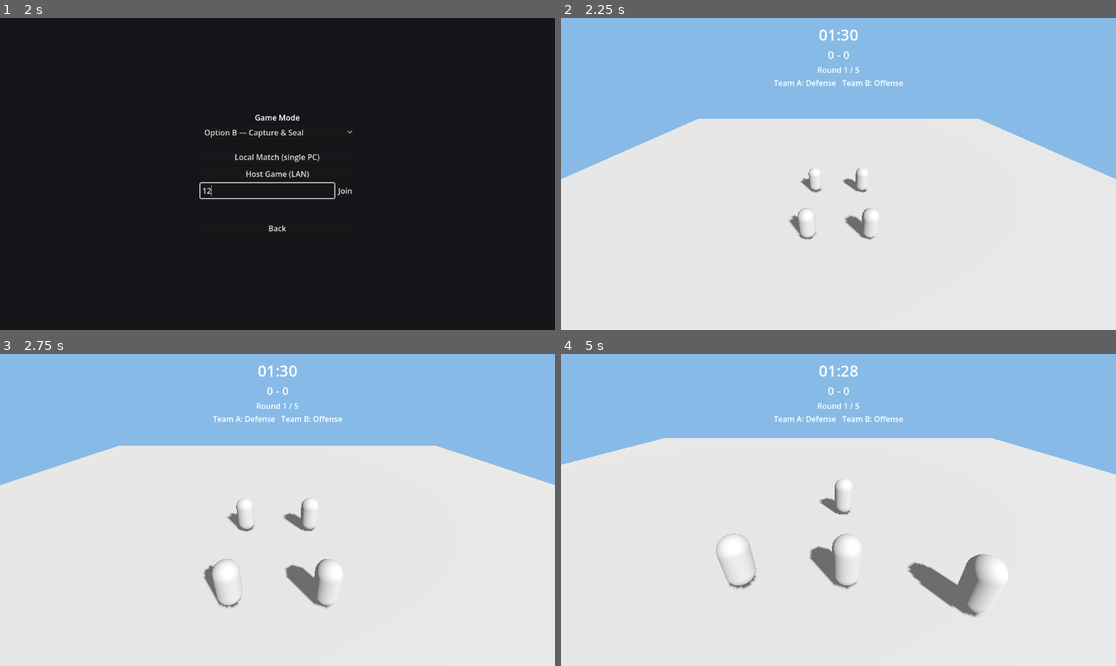
Above: before the commit, frames 1-4 (two rows, left to right).
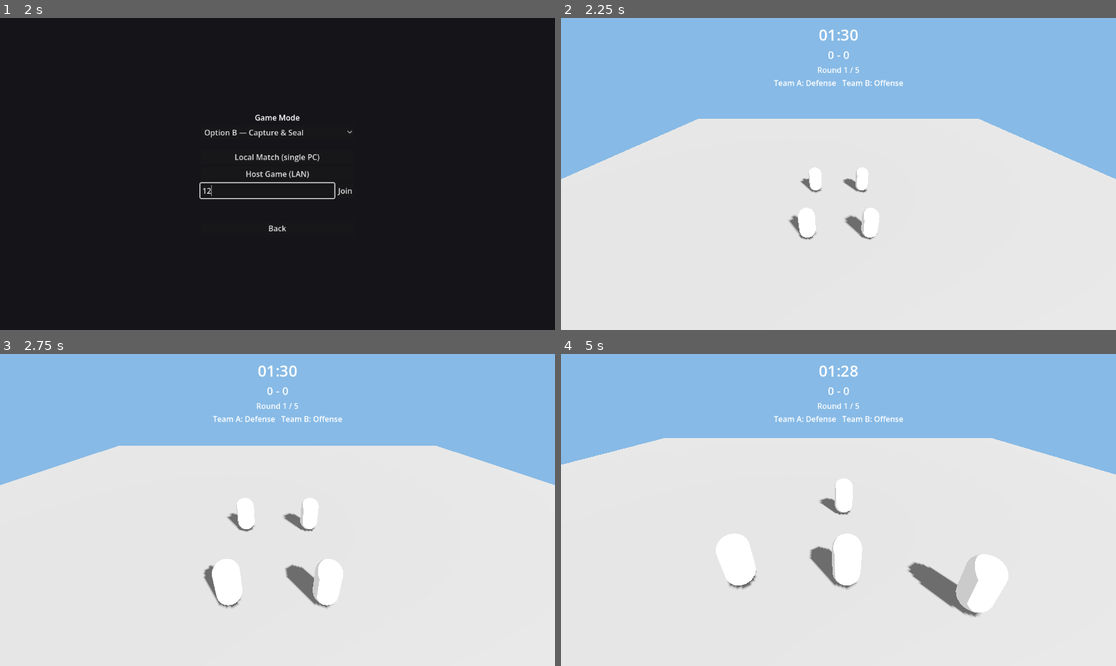
Above: after the commit, the same moments.

Repository: DOST-GameDEV/DOST-GameDev
Game: Godot game, scene res://scenes/ui/MainMenu.tscn
Two runs of this game, one before a commit and one after it. Both use one fixed random seed, a clock stepped at 60 frames per second and the inputs below.
Inputs (mouse positions are in pixels of both pictures, inside the frame that each line leads up to):
- Up to frame 1 (2 s): click "Start" at 0.5 s; click (266, 189) at 1.27 s; type "12" at 1.35 s
- Up to frame 2 (2.25 s): click "Local Match (single PC)" at 2 s
- Up to frame 3 (2.75 s): no input
- Up to frame 4 (5 s): tap Enter (bump_p2) at 2.75, 3.6 s; hold D (move_right_p1) 2.78-3.53 s; tap Space (bump_p1) at 2.85 s; hold S (move_down_p1) 3.53-4.28 s; hold D (move_right_p1) from 4.28 s (still down); tap Ctrl (guard_dash_p2) at 4.35 s

Frame 1 is identical in both runs. In frame 2, 0.5% of the frame differs, in the area x 42-58%, y 47-71%; in frame 3, 1.0%; in frame 4, 2.0%, in the area x 27-80%, y 39-83%.

Commit message:
Fix B-44: universal hit feedback on any landed hit
Hitbox.landed_on existed and nothing listened to it; the only visual
reaction to being hit was the Can-only, Option-B-only DownedFlash HUD
overlay. Added a brief white flash on whichever mesh the character has,
triggered from _apply_hit_result() (which already runs on the target's
own owning peer for any hit kind, any character, either game mode) —
no new art or sound assets needed. Base color is captured once in
_ready() so overlapping hits restart the flash cleanly instead of
drifting.

Screenshake/hitstop/sound are still open — flagged as content work in
the handoff, not implemented here.

Co-Authored-By: Claude Sonnet 5 <noreply@anthropic.com>

Diff:
--- a/scripts/characters/character_base.gd
+++ b/scripts/characters/character_base.gd
@@ -123,6 +123,12 @@
 ## — cached so opening the bump window can sweep already-overlapping targets
 ## (see _open_bump_window, B-08) without a scene-tree lookup every press.
 var _melee_hitbox: Hitbox = null
+## B-44: no visual reaction to a landed hit existed anywhere except the
+## Can-only, Option-B-only DownedFlash HUD overlay. A brief white flash on
+## whichever mesh this character actually has needs no new art/sound assets
+## and works for every character/hit kind/game mode.
+@onready var _mesh: MeshInstance3D = get_node_or_null("MeshInstance3D")
+var _base_albedo: Color = Color.WHITE
 
 func _ready() -> void:
 	for child in find_children("*", "Hurtbox", true, false):
@@ -132,6 +138,12 @@
 		hitbox.owner_character = self
 		if hitbox.requires_bump_window:
 			_melee_hitbox = hitbox
+	if _mesh:
+		var mat := _mesh.get_surface_override_material(0) as StandardMaterial3D
+		if mat == null:
+			mat = StandardMaterial3D.new()
+			_mesh.set_surface_override_material(0, mat)
+		_base_albedo = mat.albedo_color
 
 func _physics_process(delta: float) -> void:
 	# Session 6: the bump-active window has to decay on every peer, not just
@@ -397,6 +409,7 @@
 ## everyone else — no change needed there.
 @rpc("any_peer", "call_local", "reliable")
 func _apply_hit_result(kind: String, duration: float) -> void:
+	_flash_hit() # B-44: runs on this character's own owning peer, any hit kind
 	match kind:
 		"stagger":
 			apply_stagger(duration)
@@ -406,6 +419,20 @@
 			seal()
 		"dent":
 			apply_dent(duration)
+
+## B-44: brief white flash on a landed hit, any kind, any character. Restarts
+## cleanly even if hits land in quick succession since it always tweens back
+## toward the color captured once in _ready(), never toward whatever the
+## material happened to be mid-flash.
+func _flash_hit() -> void:
+	if _mesh == null:
+		return
+	var mat := _mesh.get_surface_override_material(0) as StandardMaterial3D
+	if mat == null:
+		return
+	mat.albedo_color = Color.WHITE
+	var tween := create_tween()
+	tween.tween_property(mat, "albedo_color", _base_albedo, 0.15)
 
 ## Maps a base action name (e.g. "move_left") to this character's own input
 ## action (e.g. "move_left_p1" / "move_left_p2"), per `player_id`.
